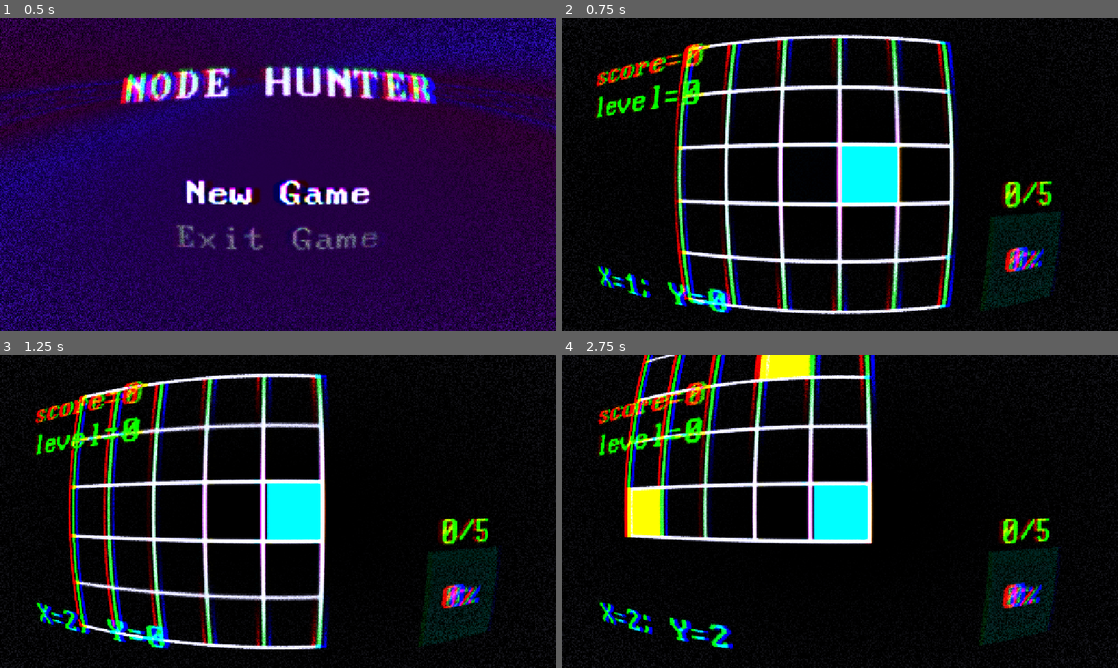
Above: before the commit, frames 1-4 (two rows, left to right).
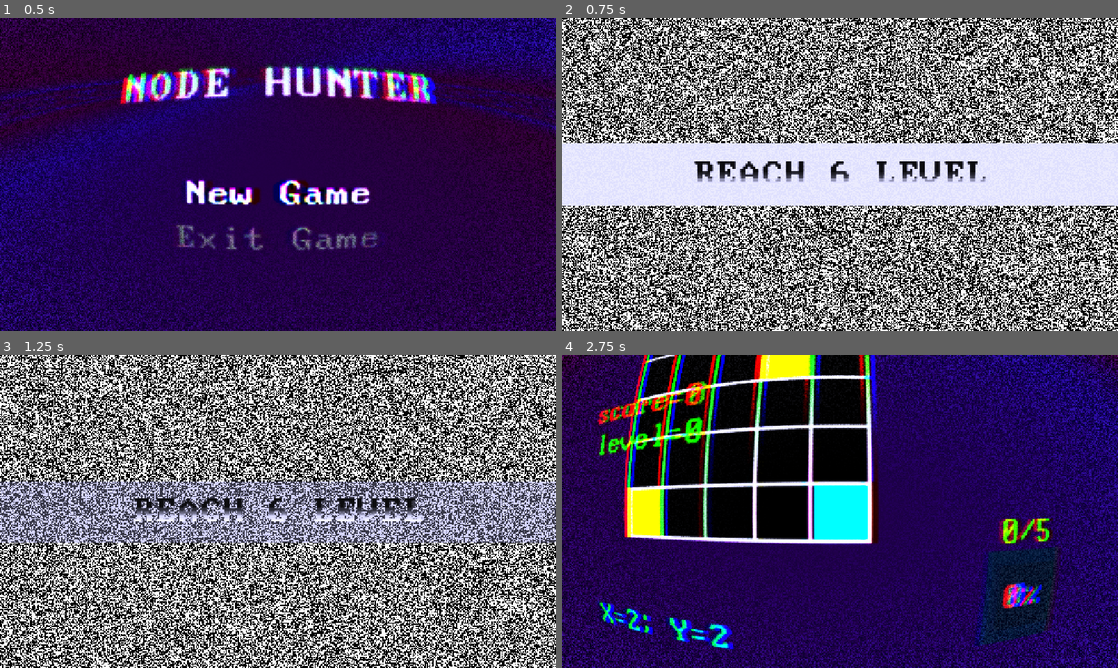
Above: after the commit, the same moments.

Repository: maseyonok421/maseyonok-sTestGameAboutPointThatCanMoveIn4DirectionsOnGrid
Game: Godot game, scene res://scenes/mainMenu.tscn
Same seed, same stepped clock (60 frames per second), same inputs: the game is played once before the commit and once after it.
Inputs:
- Up to frame 1 (0.5 s): no input
- Up to frame 2 (0.75 s): tap Enter (ui_accept) at 0.5 s; hold Right (ui_right) from 0.53 s (still down)
- Up to frame 3 (1.25 s): keep holding Right (ui_right); tap Enter (ui_accept) at 0.77 s
- Up to frame 4 (2.75 s): release Right (ui_right) at 1.28 s; hold Down (ui_down) 1.28-2.03 s; tap Enter (ui_accept) at 1.52 s; hold Right (ui_right) from 2.03 s (still down)

Frame 1 is identical in both runs. In frame 2, 65% of the frame differs, in the area x 0-100%, y 0-100%; in frame 3, 66%; in frame 4, 74%.

Commit message:
[+] BG in Game; Start and End game labels

Diff:
--- a/scenes/game.tscn
+++ b/scenes/game.tscn
@@ -1,10 +1,19 @@
-[gd_scene load_steps=9 format=3 uid="uid://ct3fjmk24n06b"]
+[gd_scene load_steps=11 format=3 uid="uid://ct3fjmk24n06b"]
 
 [ext_resource type="Script" uid="uid://b3h1tm0qex3o5" path="res://scripts/game.gd" id="1_iywne"]
 [ext_resource type="PackedScene" uid="uid://d24wgwq3572gw" path="res://prefabs/player.tscn" id="1_uwrxv"]
 [ext_resource type="PackedScene" uid="uid://djan4vsx0to1k" path="res://prefabs/point_spawner.tscn" id="2_iywne"]
+[ext_resource type="Shader" uid="uid://bivhswrdu0bg0" path="res://shaders/bgShader.gdshader" id="2_p57ef"]
 [ext_resource type="Script" uid="uid://bw3u537vgvml3" path="res://scripts/bgGenerator.gd" id="3_lnu2h"]
 [ext_resource type="PackedScene" uid="uid://c2kww08j1twov" path="res://prefabs/camera.tscn" id="5_iywne"]
+
+[sub_resource type="ShaderMaterial" id="ShaderMaterial_u5sy4"]
+shader = ExtResource("2_p57ef")
+shader_parameter/alph = 0.37
+shader_parameter/spd = 1.0
+shader_parameter/amnt = 0.25
+shader_parameter/col1 = Color(0.53479755, 0.22414282, 1, 1)
+shader_parameter/col2 = Color(0.66226745, 0.00017750621, 0.6120817, 1)
 
 [sub_resource type="Gradient" id="Gradient_iywne"]
 offsets = PackedFloat32Array(0, 0.41044775, 0.73134327, 1)
@@ -40,6 +49,20 @@
 offset_bottom = 4638.0
 color = Color(0, 0, 0, 1)
 
+[node name="bgShadered" type="ColorRect" parent="."]
+material = SubResource("ShaderMaterial_u5sy4")
+anchors_preset = 8
+anchor_left = 0.5
+anchor_top = 0.5
+anchor_right = 0.5
+anchor_bottom = 0.5
+offset_left = -1503.3081
+offset_top = -847.0
+offset_right = 1503.3081
+offset_bottom = 847.0
+grow_horizontal = 2
+grow_vertical = 2
+
 [node name="bg" type="Sprite2D" parent="."]
 script = ExtResource("3_lnu2h")
 
--- a/scenes/mainMenu.tscn
+++ b/scenes/mainMenu.tscn
@@ -67,7 +67,7 @@
 grow_vertical = 2
 color = Color(0, 0, 0, 1)
 
-[node name="bgTry" type="ColorRect" parent="."]
+[node name="bgShadered" type="ColorRect" parent="."]
 material = SubResource("ShaderMaterial_7nrmo")
 offset_left = -643.0
 offset_top = -363.0
--- a/scripts/camera.gd
+++ b/scripts/camera.gd
@@ -13,6 +13,20 @@
 func _showNewLevel():
 	$lvlTransitionBG.modulate = Color(1, 1, 1, 1)
 	$lvlTransitionBG/decayTimer.start()
+	$lvlTransitionBG/decayTimer.wait_time = 0.09
+	$lvlTransitionBG/Label.text = "NEW LEVEL REACHED"
+
+func _showGameEnd():
+	$lvlTransitionBG.modulate = Color(1, 1, 1, 1)
+	$lvlTransitionBG/decayTimer.start()
+	$lvlTransitionBG/decayTimer.wait_time = 1.3
+	$lvlTransitionBG/Label.text = "GAME FINISHED"
+
+func _showGameStart():
+	$lvlTransitionBG.modulate = Color(1, 1, 1, 1)
+	$lvlTransitionBG/decayTimer.start()
+	$lvlTransitionBG/decayTimer.wait_time = 0.15
+	$lvlTransitionBG/Label.text = "REACH 6 LEVEL"
 
 func moveToCoordinates() -> void:
 	global_position.x = \
@@ -27,6 +41,8 @@
 	playerY = 0
 	get_tree().get_first_node_in_group("Player").getPlayerCoords.connect(_on_getting_player_coords)
 	get_parent().showNewLevel.connect(_showNewLevel)
+	get_parent().showGameEnd.connect(_showGameEnd)
+	get_parent().showGameStart.connect(_showGameStart)
 	print("Camera Inicialization OK")
 
 
--- a/scripts/game.gd
+++ b/scripts/game.gd
@@ -3,14 +3,19 @@
 signal redrawGrid()
 signal changeRespawnTime()
 signal showNewLevel()
+signal showGameEnd()
+signal showGameStart()
 
 func _ready() -> void:
 	#$bg.position += Vector2(
 		#Global.fullCellSize/2 + Global.gridLineSize/2-0.5,
 		#Global.fullCellSize/2 + Global.gridLineSize/2-0.5)
+	emit_signal("showGameStart")
 	pass
 
 
+func _on_gameEnd_timer_timeout():
+	get_tree().quit()
 
 func _process(delta: float) -> void:
 	if Global.score >= Global.xpForLevels:
@@ -19,7 +24,15 @@
 		Global.xpForLevels += \
 		floor(Global.xpForLevels*Global.xpKoef)
 
-		emit_signal("showNewLevel")
+		if Global.curLevel < 6:
+			emit_signal("showNewLevel")
+		else:
+			emit_signal("showGameEnd")
+			var timer = Timer.new()
+			timer.wait_time = 5.0
+			add_child(timer)
+			timer.timeout.connect(_on_gameEnd_timer_timeout)
+			timer.start()
 
 		if Global.curLevel == 1 || Global.curLevel == 4 || \
 		Global.curLevel == 5 || Global.curLevel == 6:
--- a/singletones/GLOBAL.gd
+++ b/singletones/GLOBAL.gd
@@ -1,4 +1,6 @@
 extends Node
+
+const gameVersion = 1
 
 const gridLineSize = 6
 const cellSize = 64
Not shown, added: export_presets.cfg
Not shown, changed: .gitignore
